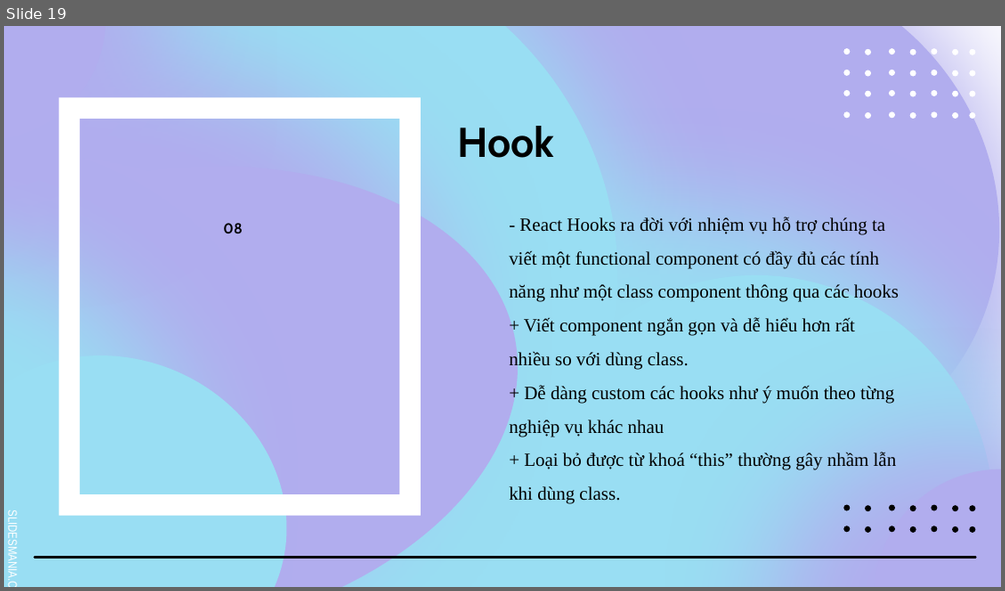
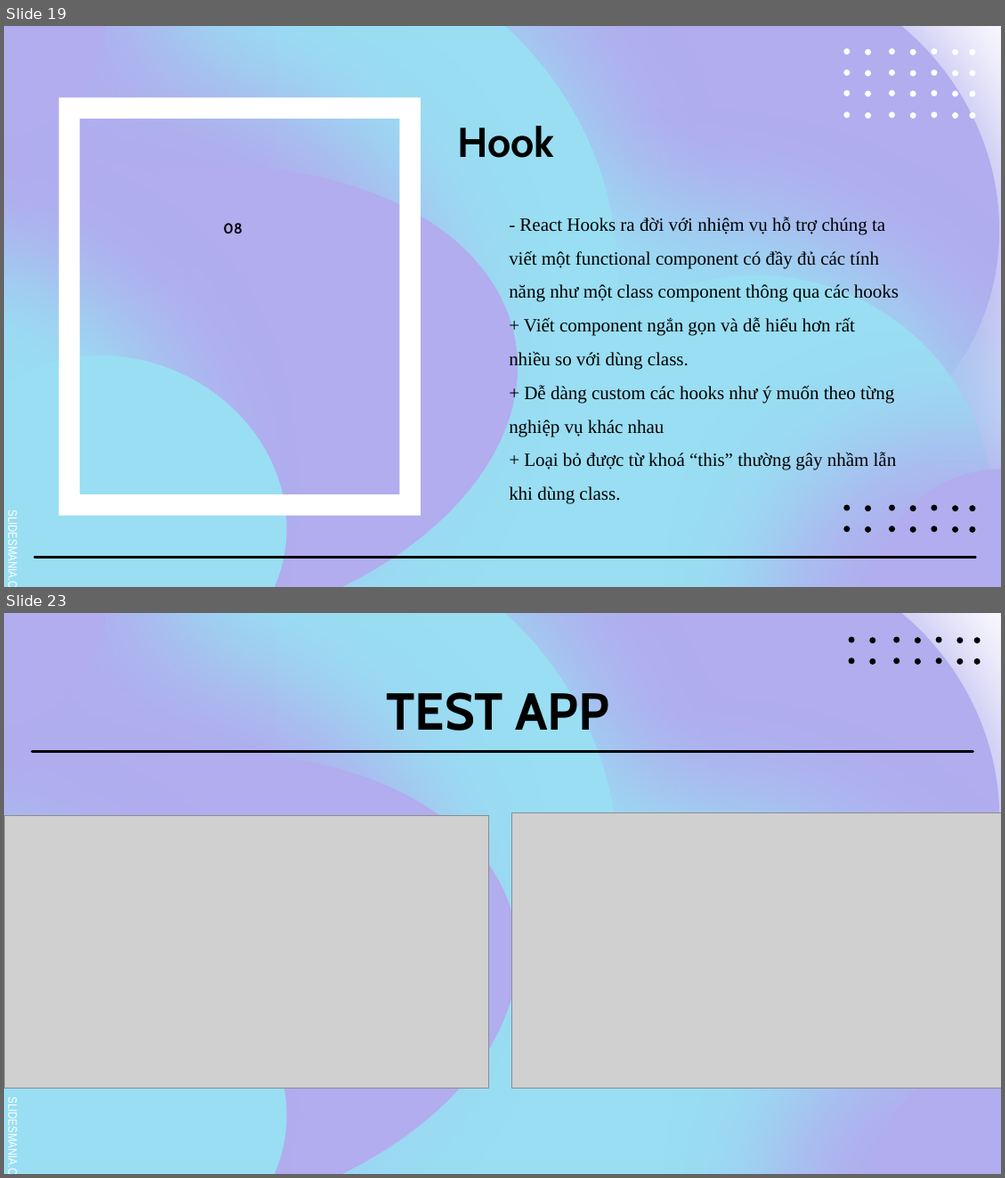
Before and after one commit to chinhan3966/react-project-mp3, a slide deck: PowperPoint_React.pptx. Shown one above the other, each under a label of ours: slide 19 before the commit, slides 19 and 23 after it; the slides between them are not shown. The pictures are 1005x591 and 1005x1178 pixels, drawn with LibreOffice and Linux fonts; fonts in the diff are those of the drawing; grey boxes stand for pictures. Boxes give left, top, right and bottom in pixels: in the first picture for what was removed or moved away, otherwise in the second. Text is boxed around its words. In the diff, an @@ line names an element or a change of style, - is before the commit and + after.

```diff
--- a/PowperPoint_React.pptx
+++ b/PowperPoint_React.pptx
@@ slide 23 added at (4, 613, 1001, 1174), background #FFFFFF; not listed: 9 template elements that a slide beside it also shows @@
@@ group added at (849, 637, 979, 665): 14 freeform shapes @@
@@ title added at (387, 692, 609, 730), 50 pt, text #000000, bold @@
+TEST APP
@@ line added from (32, 751) to (973, 751), #000000 2.25 pt @@
@@ picture added at (4, 816, 489, 1088) @@
@@ picture added at (512, 813, 1001, 1088) @@
```
Also in this commit, not shown: 2 slides changed, 4 other slides added, 5 slides removed, 2 other files.
